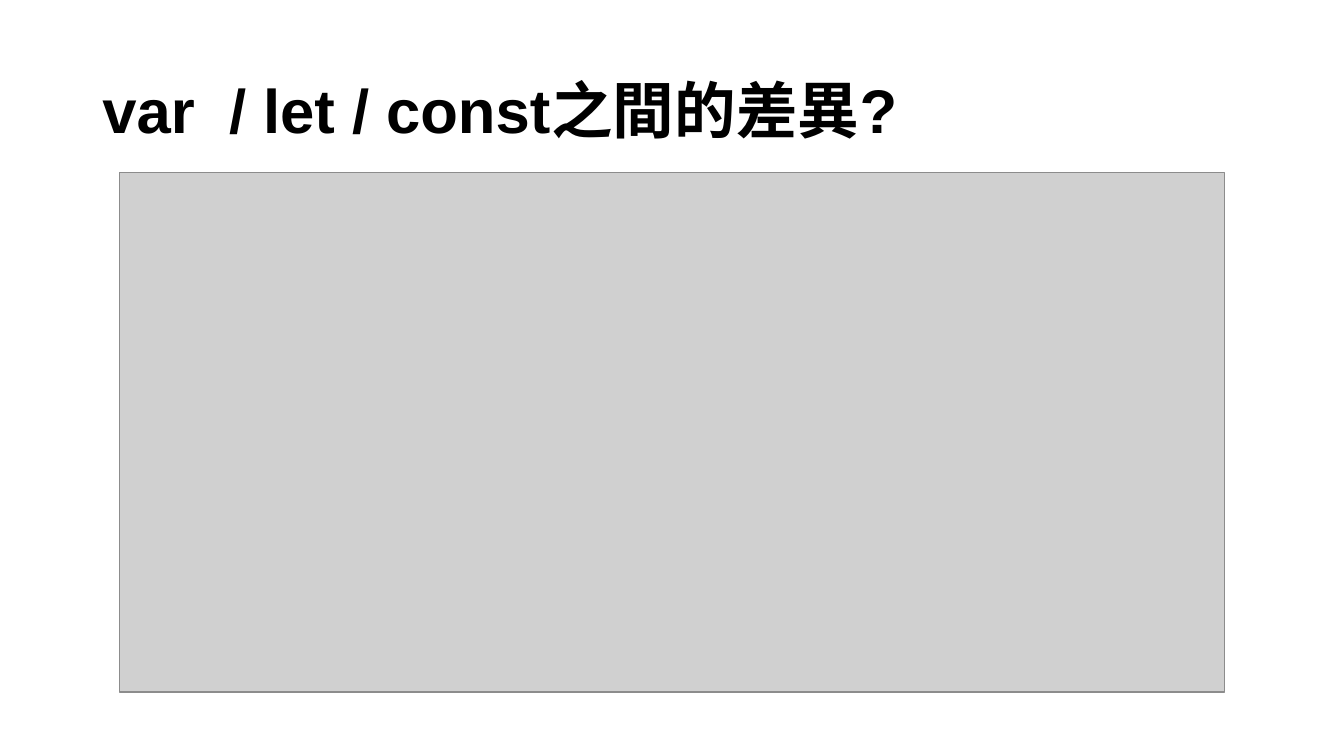
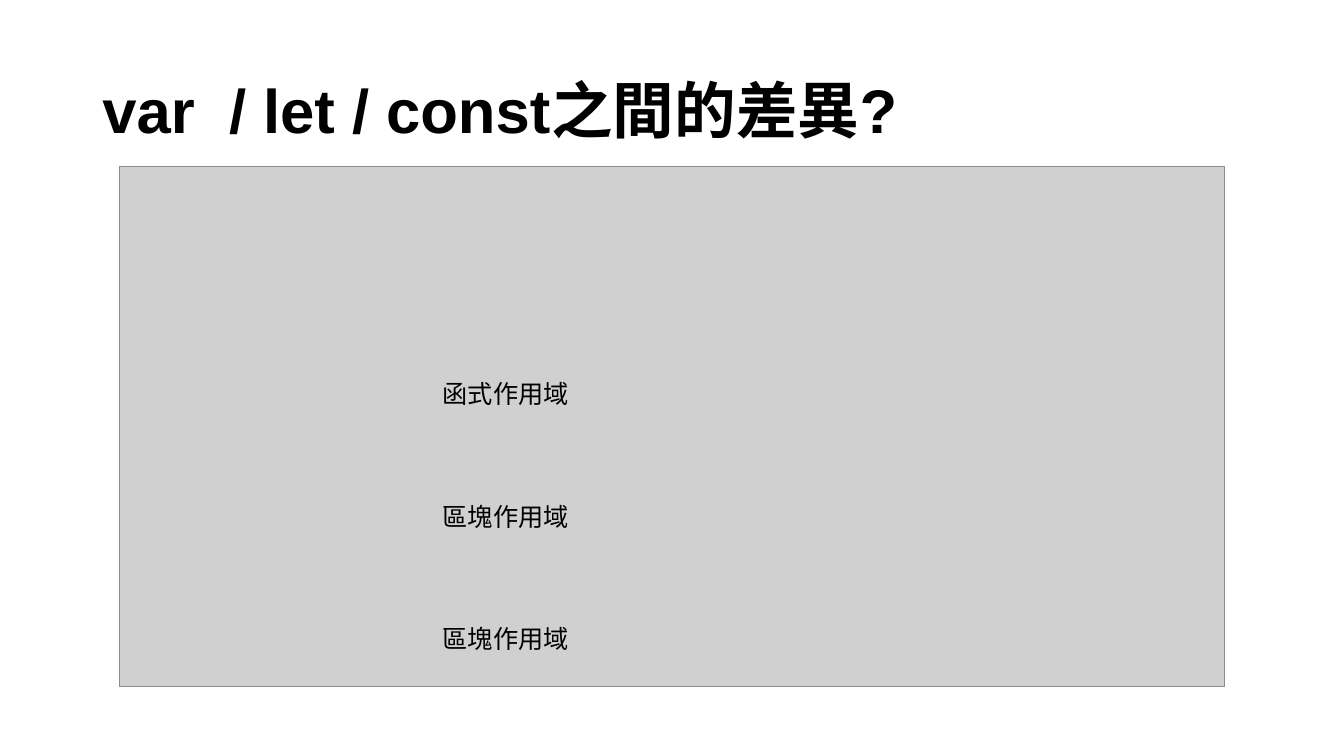
Before and after one commit to JinChang0501/study, a slide deck: slide 5 of JavaScript.pptx. Drawn at 1344x756 pixels with LibreOffice and Linux fonts; fonts in the diff are those of the drawing; grey boxes stand for pictures. Boxes give left, top, right and bottom in pixels: in the first picture for what was removed or moved away, otherwise in the second. Text is boxed around its words. In the diff, an @@ line names an element or a change of style, - is before the commit and + after.

```diff
--- a/JavaScript.pptx
+++ b/JavaScript.pptx
@@ picture moved from (x1=120, y1=172, x2=1225, y2=693) to (x1=120, y1=166, x2=1225, y2=687) @@
@@ text added at (x1=443, y1=382, x2=569, y2=405), 18 pt, text #000000 @@
+函式作用域
@@ text added at (x1=443, y1=505, x2=569, y2=528), 18 pt, text #000000 @@
+區塊作用域
@@ text added at (x1=443, y1=627, x2=569, y2=650), 18 pt, text #000000 @@
+區塊作用域
```
Also in this commit, not shown: 1 other slide changed, 1 other file.
